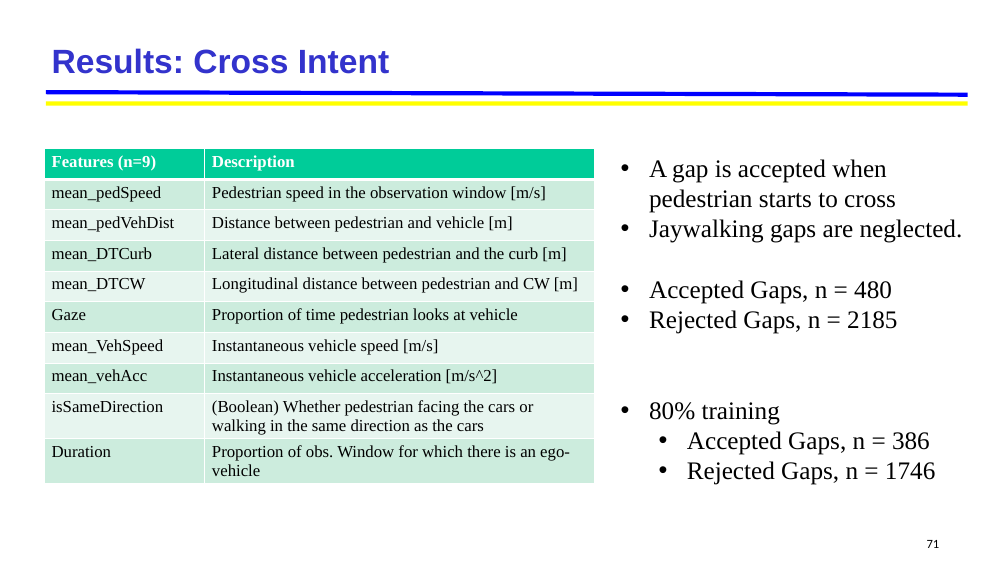
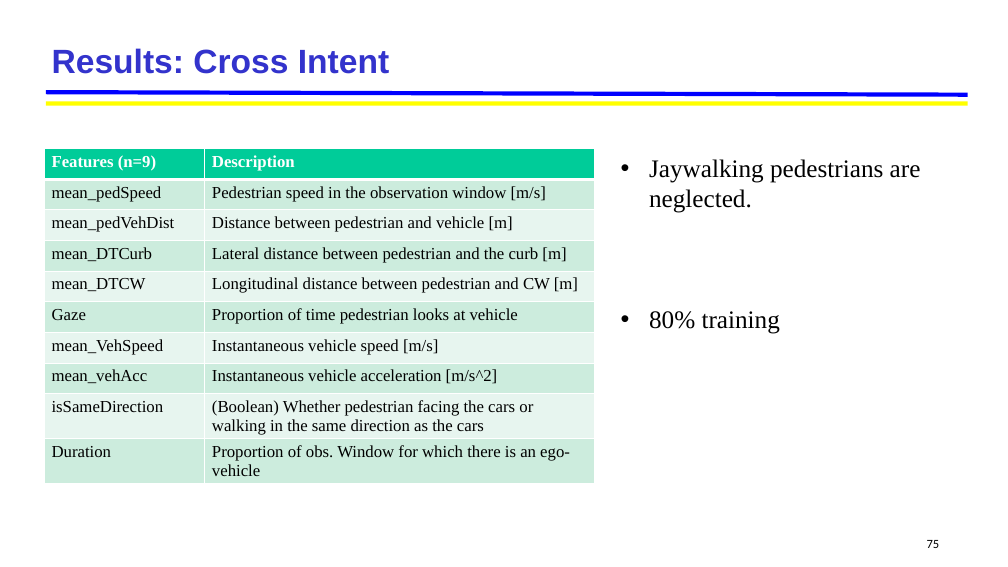
Before and after one commit to jskumaar/pedestrianHybridModel, a slide deck: slide 75 of Pedestrian_Hybrid_Model [Autosaved].pptx (slide 71 before the commit). Drawn at 1008x567 pixels with LibreOffice and Linux fonts; fonts in the diff are those of the drawing; background and template pictures are left out. Boxes give left, top, right and bottom in pixels: in the first picture for what was removed or moved away, otherwise in the second. Text is boxed around its words. In the diff, an @@ line names an element or a change of style, - is before the commit and + after.

```diff
--- a/Pedestrian_Hybrid_Model [Autosaved].pptx
+++ b/Pedestrian_Hybrid_Model [Autosaved].pptx
@@ text at <box>649,159,921,213</box>: text changed @@
-• A gap is accepted when pedestrian starts to cross
-• Jaywalking gaps are neglected.
-• Accepted Gaps, n = 480
-• Rejected Gaps, n = 2185
+• Jaywalking pedestrians are neglected.
@@ text at <box>687,431,935,485</box>: paragraphs removed @@
-  • Accepted Gaps, n = 386
-  • Rejected Gaps, n = 1746
@@ page number at <box>927,540,940,548</box>: text changed @@
-71
+75
```
Also in this commit, not shown: 5 other slides changed, 8 slides added, 1 slide removed, 58 other files.
